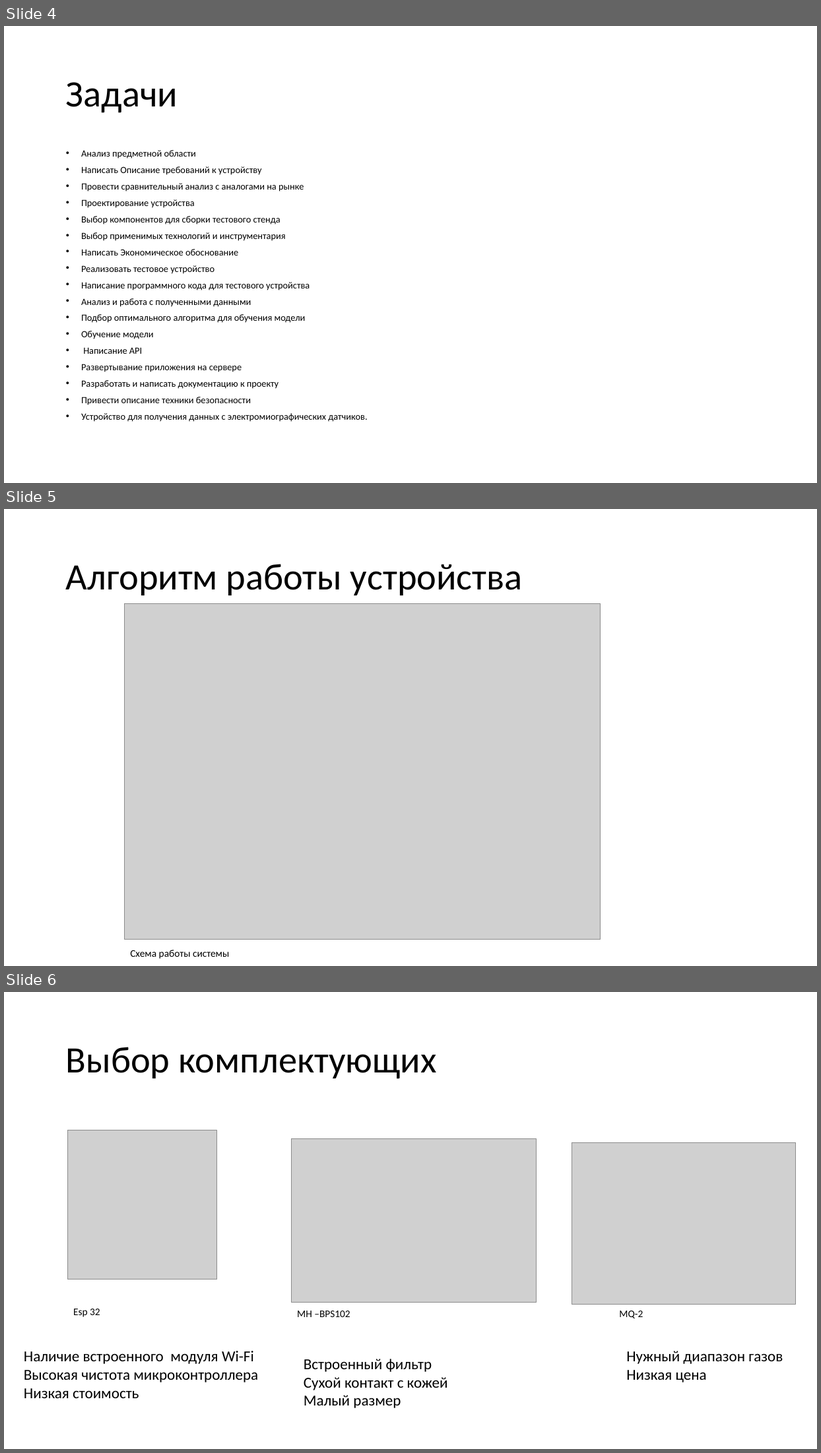
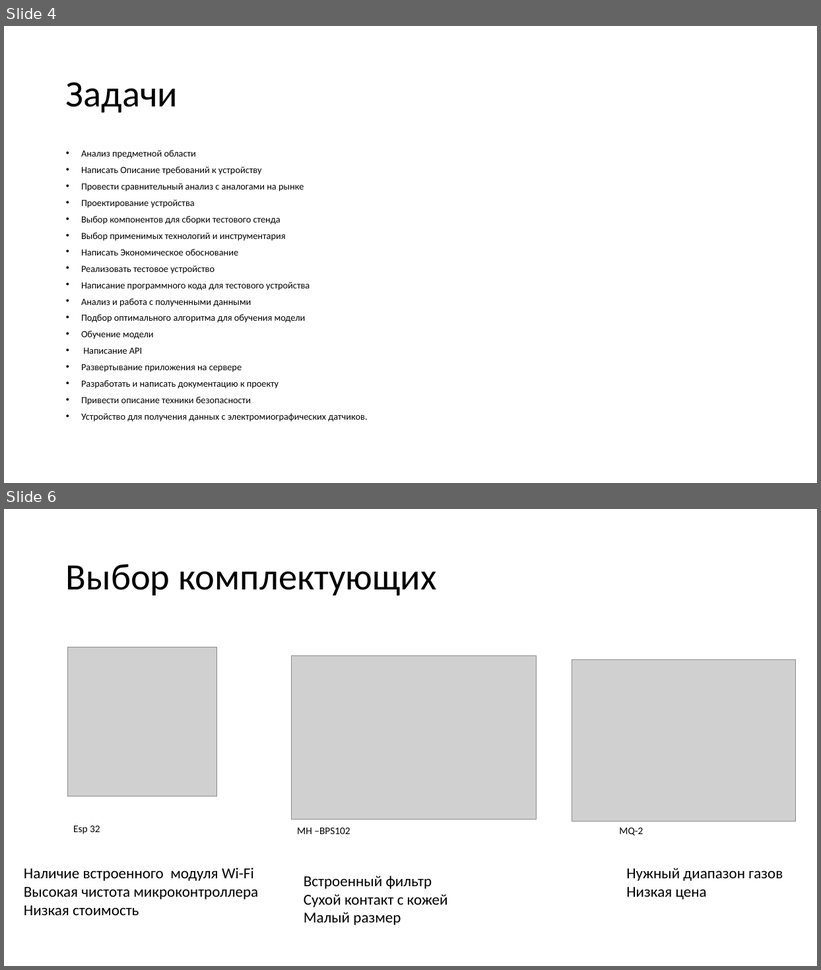
Before and after one commit to pepellsd/diplom, a slide deck: presentation.pptx. Shown one above the other, each under a label of ours: slides 4, 5 and 6 before the commit, slides 4 and 6 after it; the slides between them are not shown. The pictures are 821x1453 and 821x970 pixels, drawn with LibreOffice and Linux fonts; fonts in the diff are those of the drawing; grey boxes stand for pictures. Boxes give left, top, right and bottom in pixels: in the first picture for what was removed or moved away, otherwise in the second. Text is boxed around its words. In the diff, an @@ line names an element or a change of style, - is before the commit and + after.

```diff
--- a/presentation.pptx
+++ b/presentation.pptx
@@ slide 5 removed at (4, 509, 817, 966), background #FFFFFF @@
@@ title removed at (66, 564, 523, 595) @@
-Алгоритм работы устройства
@@ picture removed at (124, 603, 601, 940) @@
@@ text removed at (130, 950, 229, 959) @@
-Схема работы системы
```
Also in this commit, not shown: 3 slides changed, 6 slides added, 3 other slides removed, 9 other files.
